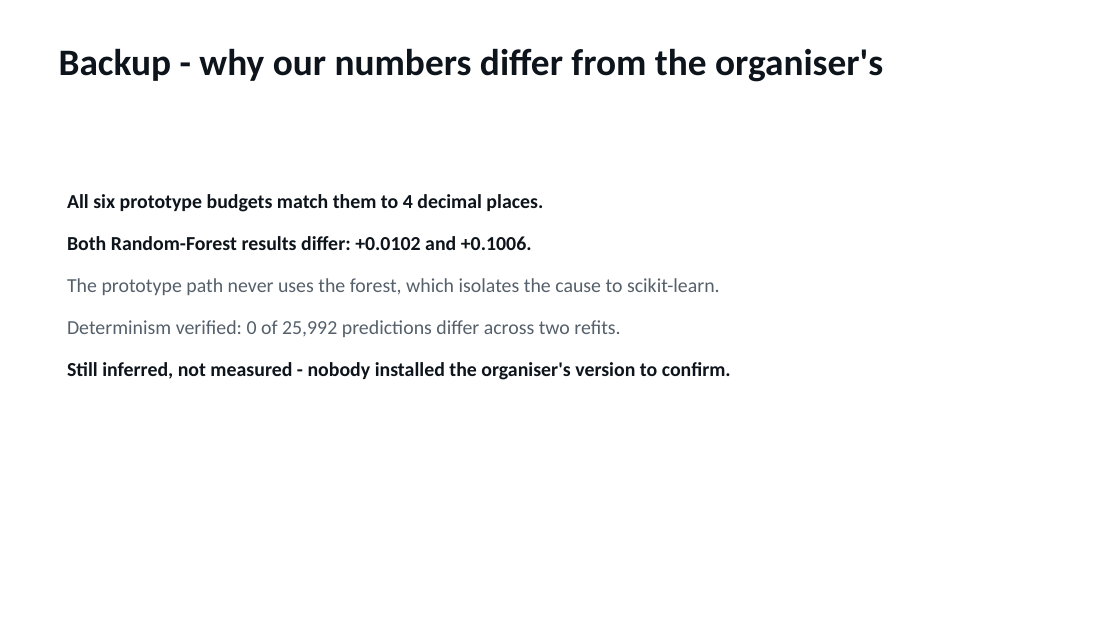
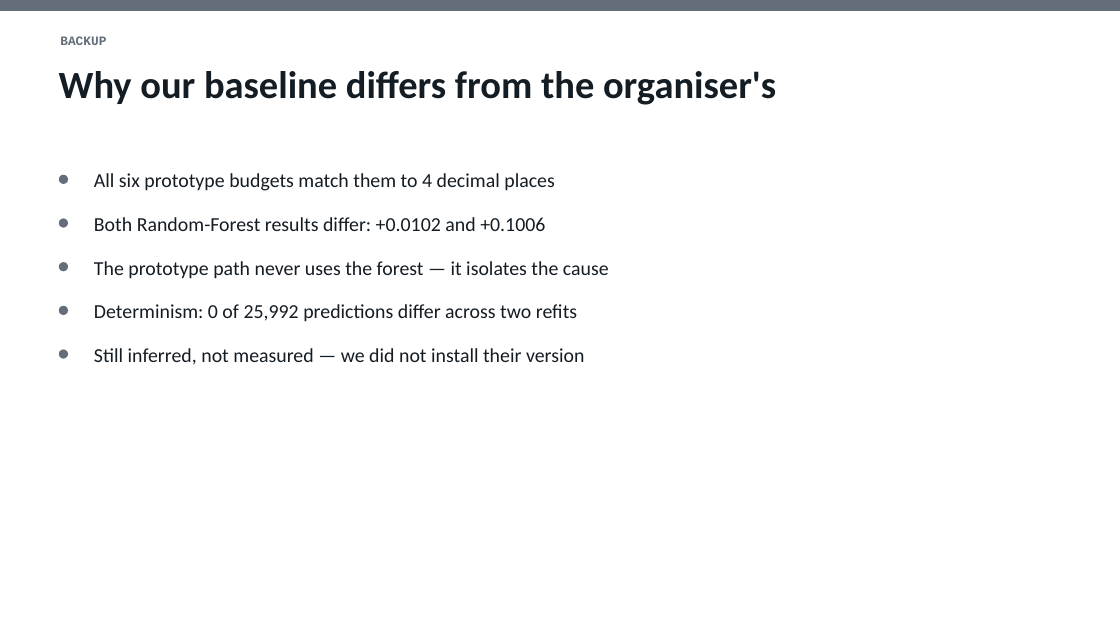
Before and after one commit to jaswin-codes/StatsGeeks, a slide deck: slide 14 of presentation/StatsGeeks_BuildingAge.pptx (slide 20 before the commit). Drawn at 1120x630 pixels with LibreOffice and Linux fonts; fonts in the diff are those of the drawing. Boxes give left, top, right and bottom in pixels: in the first picture for what was removed or moved away, otherwise in the second. Text is boxed around its words. In the diff, an @@ line names an element or a change of style, - is before the commit and + after.

```diff
--- a/presentation/StatsGeeks_BuildingAge.pptx
+++ b/presentation/StatsGeeks_BuildingAge.pptx
@@ rectangle added at (0, 0, 1120, 11), fill #636E7A @@
@@ text added at (60, 36, 106, 45), 11 pt, text #636E7A, bold @@
+BACKUP
@@ text at (59, 71, 776, 105): text changed; size 32 to 33 pt; text colour #0E141B to #141C24 @@
-Backup - why our numbers differ from the organiser's
+Why our baseline differs from the organiser's
@@ ellipse added at (59, 175, 68, 184), fill #636E7A @@
@@ text at (94, 173, 555, 191): text changed; text colour #0E141B to #141C24; bold off @@
-All six prototype budgets match them to 4 decimal places.
+All six prototype budgets match them to 4 decimal places
@@ ellipse added at (59, 218, 68, 228), fill #636E7A @@
@@ text at (94, 217, 545, 231): text changed; text colour #0E141B to #141C24; bold off @@
-Both Random-Forest results differ: +0.0102 and +0.1006.
+Both Random-Forest results differ: +0.0102 and +0.1006
@@ ellipse added at (59, 262, 68, 271), fill #636E7A @@
@@ text at (94, 261, 609, 279): text changed; text colour #55606B to #141C24 @@
-The prototype path never uses the forest, which isolates the cause to scikit-learn.
+The prototype path never uses the forest — it isolates the cause
@@ ellipse added at (59, 306, 68, 315), fill #636E7A @@
@@ text at (94, 304, 577, 322): text changed; text colour #55606B to #141C24 @@
-Determinism verified: 0 of 25,992 predictions differ across two refits.
+Determinism: 0 of 25,992 predictions differ across two refits
@@ ellipse added at (59, 350, 68, 359), fill #636E7A @@
@@ text at (94, 348, 584, 365): text changed; text colour #0E141B to #141C24; bold off @@
-Still inferred, not measured - nobody installed the organiser's version to confirm.
+Still inferred, not measured — we did not install their version
```
Also in this commit, not shown: 4 other slides changed, 11 slides added, 16 slides removed, 7 other files.
